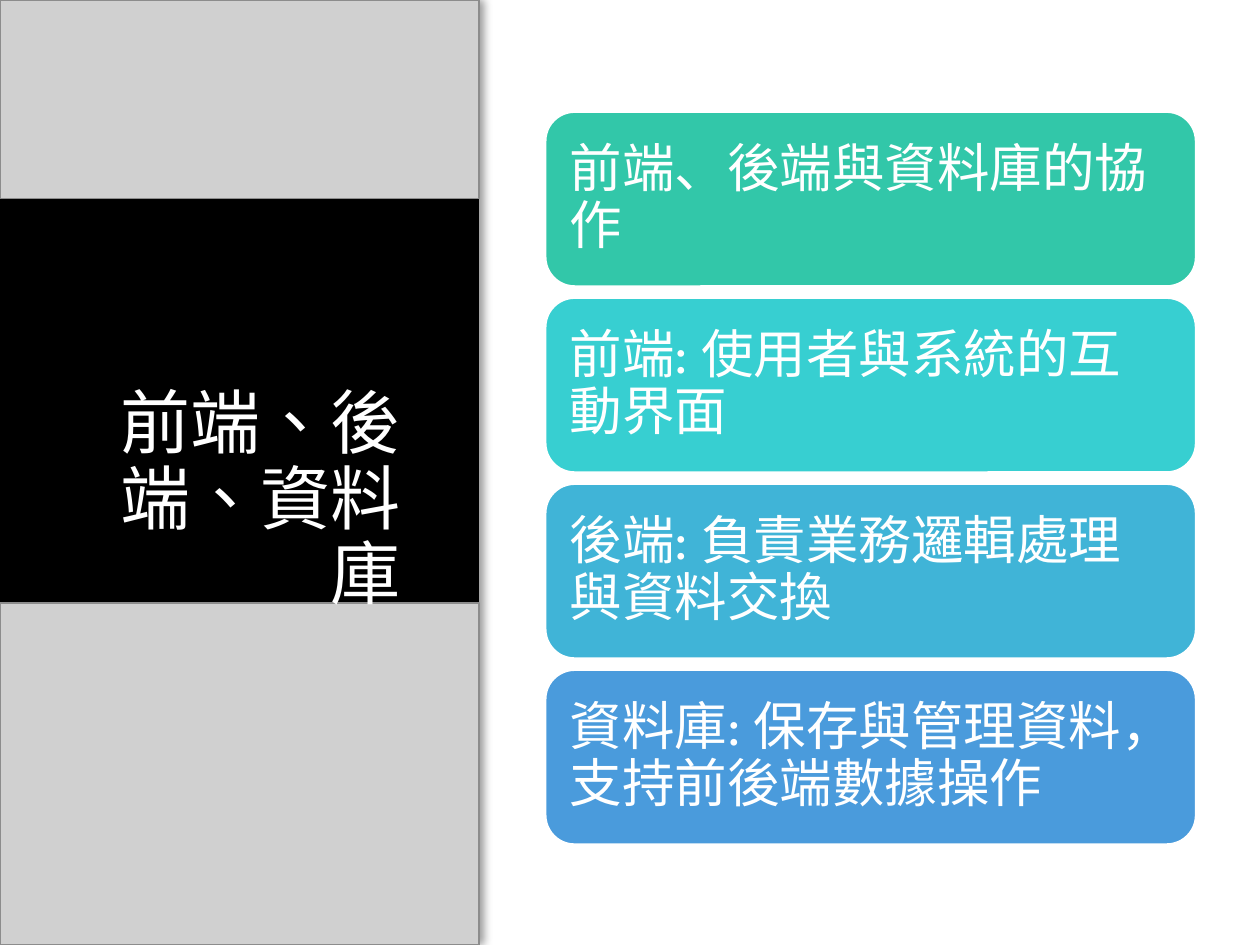
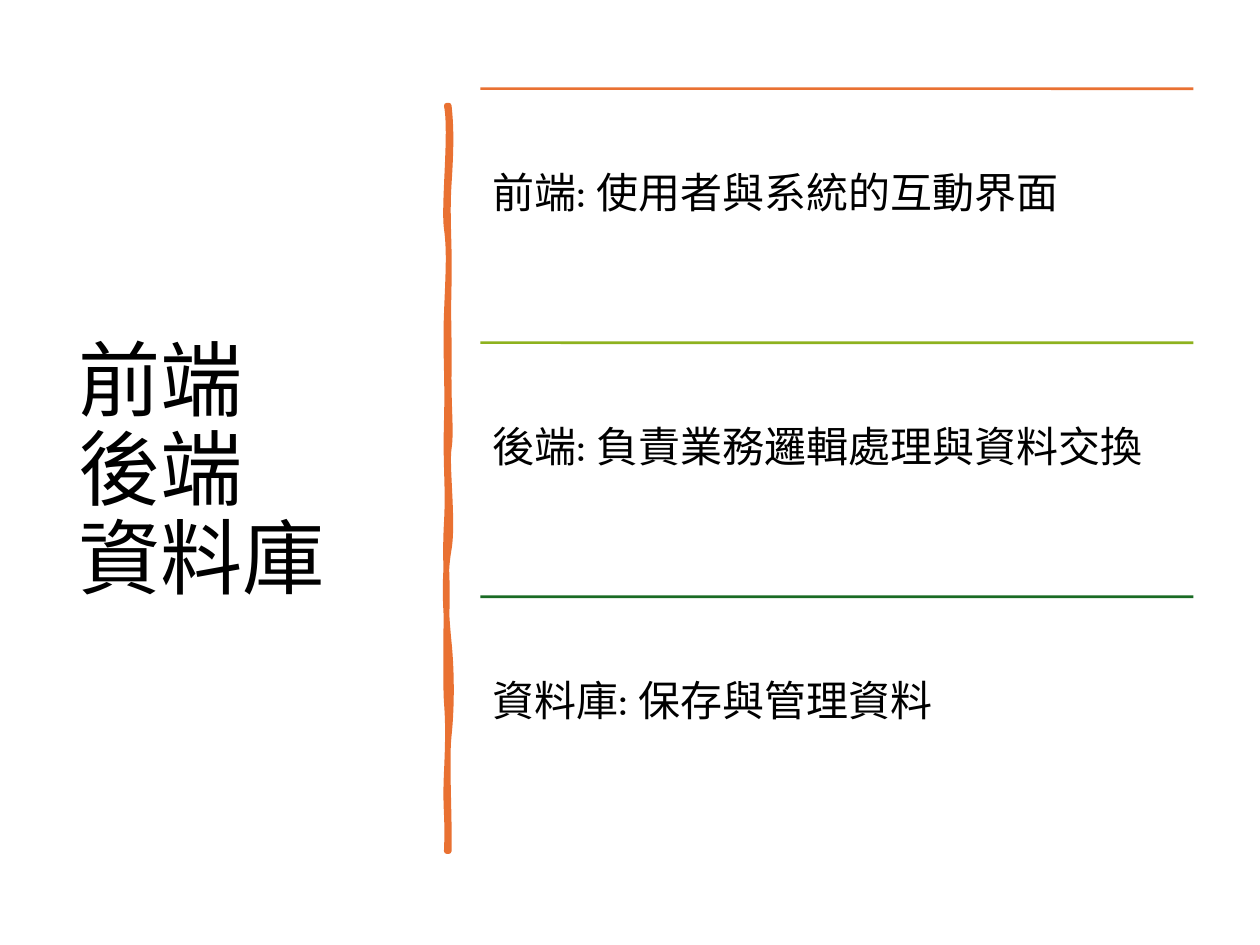
Before and after one commit to LyndonYeh/gitSkill, a slide deck: slide 3 of 專案架構介紹.pptx. Drawn at 1260x945 pixels with LibreOffice and Linux fonts; fonts in the diff are those of the drawing; grey boxes stand for pictures; background and template pictures are left out. Boxes give left, top, right and bottom in pixels: in the first picture for what was removed or moved away, otherwise in the second. Text is boxed around its words. In the diff, an @@ line names an element or a change of style, - is before the commit and + after.

```diff
--- a/專案架構介紹.pptx
+++ b/專案架構介紹.pptx
@@ rectangle removed at <box>0,0,479,945</box> @@
@@ picture removed at <box>0,0,479,199</box> @@
@@ text "前端: 使用者與系統的互動界面" at <box>493,172,1059,212</box>: size 30 to 24 pt, font League Spartan to Karla, text colour #FFFFFF to #000000; line spacing 0.9 to 1; less space between paragraphs; vertical alignment middle to top @@
@@ text "前端: 使用者與系統的互動界面": place and size @@
-text "前端: 使用者與系統的互動界面" at <box>570,329,1121,435</box>
+text "前端: 使用者與系統的互動界面" at <box>493,172,1059,212</box>
@@ line added from (480, 88) to (1193, 88), #E97132 1.5 pt @@
@@ freeform shape added at <box>448,105,449,851</box>, fill #E97132, outline #E97132 3.25 pt @@
@@ title at <box>78,340,325,595</box>: text changed; size 40 to 47 pt; font League Spartan to Karla; text colour #FFFFFF to #000000 @@
-前端、後端、資料庫
+前端
+後端
+資料庫
@@ text "後端: 負責業務邏輯處理與資料交換": place and size @@
-text "後端: 負責業務邏輯處理與資料交換" at <box>570,515,1121,620</box>
+text "後端: 負責業務邏輯處理與資料交換" at <box>493,426,1143,466</box>
@@ text "後端: 負責業務邏輯處理與資料交換" at <box>493,426,1143,466</box>: size 30 to 24 pt, font League Spartan to Karla, text colour #FFFFFF to #000000; line spacing 0.9 to 1; less space between paragraphs; vertical alignment middle to top @@
@@ line added from (480, 343) to (1193, 343), #8EB21E 1.5 pt @@
@@ text "資料庫: 保存與管理資料" at <box>493,680,933,720</box>: vertical alignment middle to top @@
@@ line added from (480, 597) to (1193, 597), #196B24 1.5 pt @@
@@ picture removed at <box>0,602,479,945</box> @@
@@ text at <box>493,680,933,720</box>: text changed; size 30 to 24 pt; font League Spartan to Karla; text colour #FFFFFF to #000000 @@
-資料庫: 保存與管理資料，支持前後端數據操作
+資料庫: 保存與管理資料
@@ group removed at <box>546,112,1196,844</box>: 4 rounded rectangles, 1 text @@
-前端、後端與資料庫的協作
```
Also in this commit, not shown: 6 other slides changed, 1 slide added, 1 other file.
